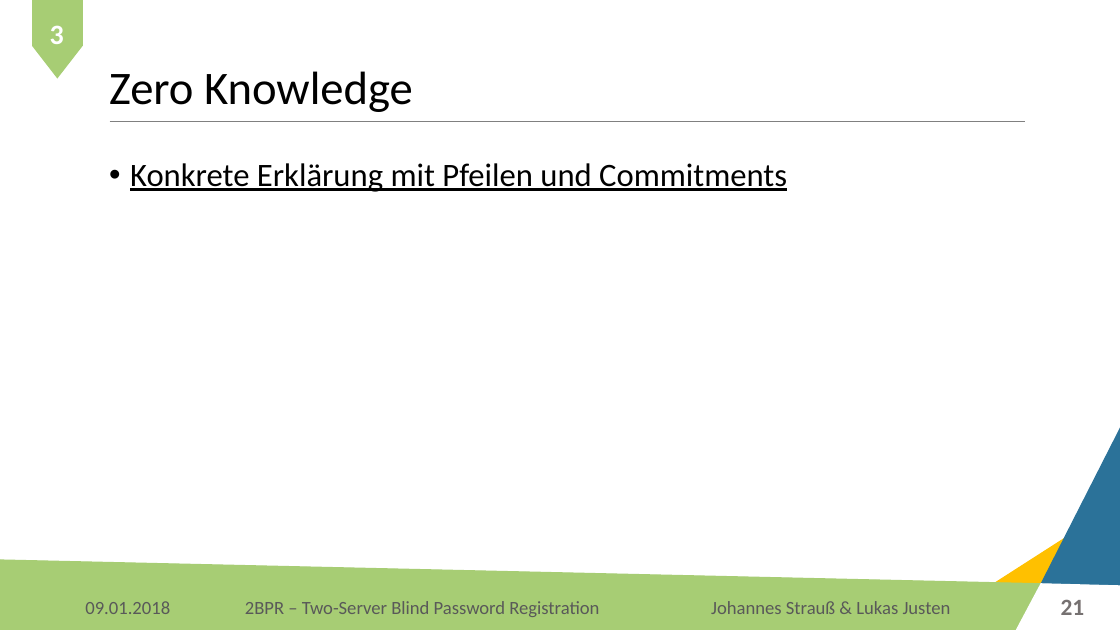
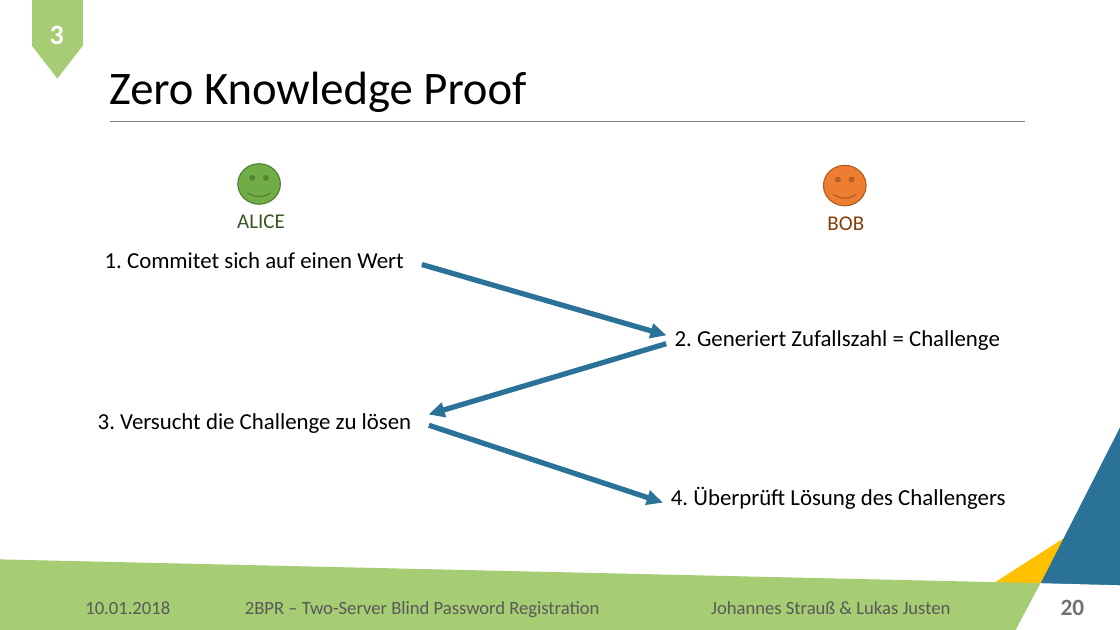
Before and after one commit to Lukas-Justen/IT-Security-2BPR, a slide deck: slide 20 of 2BPR.pptx (slide 21 before the commit). Drawn at 1120x630 pixels with LibreOffice and Linux fonts; fonts in the diff are those of the drawing; background and template pictures are left out. Boxes give left, top, right and bottom in pixels: in the first picture for what was removed or moved away, otherwise in the second. Text is boxed around its words. In the diff, an @@ line names an element or a change of style, - is before the commit and + after.

```diff
--- a/2BPR.pptx
+++ b/2BPR.pptx
@@ title at (x1=109, y1=71, x2=526, y2=112): text changed @@
-Zero Knowledge
+Zero Knowledge Proof
@@ text removed at (x1=130, y1=163, x2=787, y2=192) @@
-• Konkrete Erklärung mit Pfeilen und Commitments
@@ smiley face added at (x1=238, y1=164, x2=281, y2=204), fill #70AD47, outline #538035 1 pt @@
@@ smiley face added at (x1=823, y1=166, x2=866, y2=206), fill #ED7D31, outline #AF5C24 1 pt @@
@@ text added at (x1=237, y1=214, x2=285, y2=228), 18 pt, text #385723 @@
+ALICE
@@ text added at (x1=827, y1=216, x2=864, y2=230), 18 pt, text #843C0B @@
+BOB
@@ text added at (x1=105, y1=252, x2=403, y2=268), 19.6 pt, text #000000 @@
+1. Commitet sich auf einen Wert
@@ arrow added from (422, 265) to (666, 335), #2B7299 4.5 pt @@
@@ arrow added from (666, 344) to (429, 414), #2B7299 4.5 pt @@
@@ text added at (x1=675, y1=330, x2=1000, y2=350), 19.6 pt, text #000000 @@
+2. Generiert Zufallszahl = Challenge
@@ text added at (x1=98, y1=413, x2=412, y2=433), 19.6 pt, text #000000 @@
+3. Versucht die Challenge zu lösen
@@ arrow added from (429, 425) to (663, 502), #2B7299 4.5 pt @@
@@ text added at (x1=671, y1=486, x2=1005, y2=509), 19.6 pt, text #000000 @@
+4. Überprüft Lösung des Challengers
@@ page number at (x1=1061, y1=599, x2=1085, y2=615): text changed @@
-21
+20
@@ text at (x1=85, y1=601, x2=170, y2=614): text changed @@
-09.01.2018
+10.01.2018
```
Also in this commit, not shown: 46 other slides changed, 3 slides added, 4 slides removed, 3 other files.
